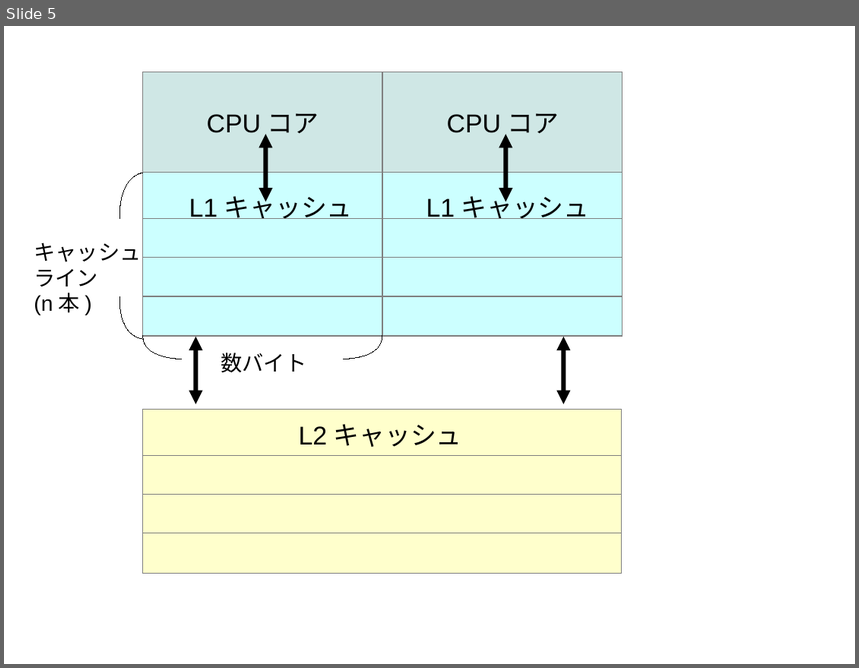
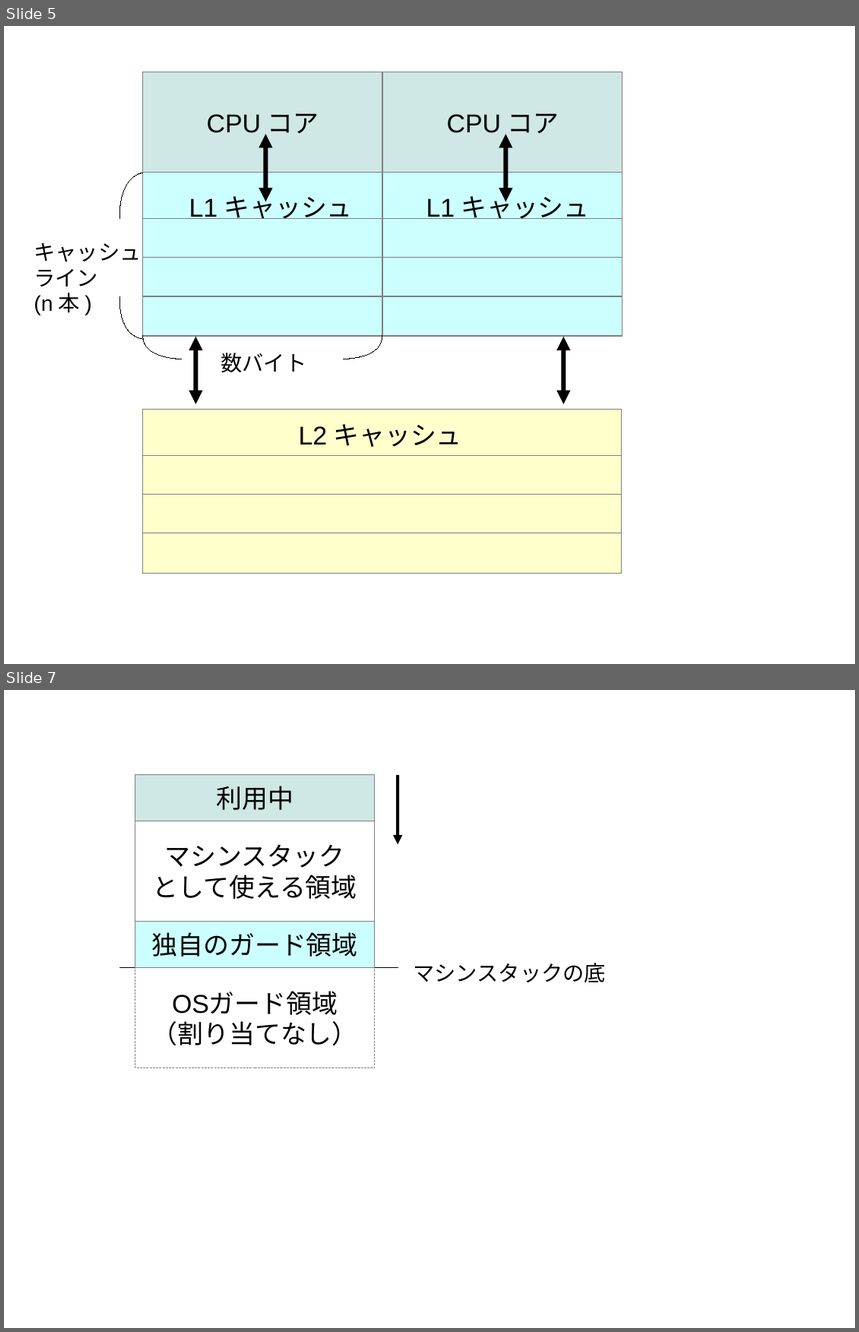
Before and after one commit to authorNari/g1gc-impl-book, a slide deck: misc/g1gc.odp. Shown one above the other, each under a label of ours: slide 5 before the commit, slides 5 and 7 after it; the slides between them are not shown. The pictures are 859x668 and 859x1332 pixels, drawn with LibreOffice and Linux fonts; fonts in the diff are those of the drawing. Boxes give left, top, right and bottom in pixels: in the first picture for what was removed or moved away, otherwise in the second. Text is boxed around its words. In the diff, an @@ line names an element or a change of style, - is before the commit and + after.

Commit message:
スタックのガード領域を追加

```diff
--- a/misc/g1gc.odp
+++ b/misc/g1gc.odp
@@ slide 7 added at <box>4,690,855,1328</box>, background #FFFFFF @@
@@ rectangle added at <box>135,775,375,968</box>, outline #808080 0 pt, 24 pt, text #000000 @@
+マシンスタック
+として使える領域
@@ rectangle added at <box>135,775,375,821</box>, fill #CFE7E5, outline #808080 0 pt, 24 pt, text #000000 @@
+利用中
@@ arrow added from (398, 775) to (398, 844), #000000 2.89 pt @@
@@ rectangle added at <box>135,922,375,968</box>, fill #CCFFFF, outline #808080 0 pt, 24 pt, text #000000 @@
+独自のガード領域
@@ text added at <box>413,963,606,983</box>, 20 pt, text #000000 @@
+マシンスタックの底
@@ line added from (120, 968) to (398, 968), #000000 0 pt @@
@@ rectangle added at <box>135,968,375,1068</box>, outline #808080 0 pt, 24 pt, text #000000 @@
+OSガード領域
+（割り当てなし）
```
Also in this commit, not shown: 1 other slide added, 3 other files.
